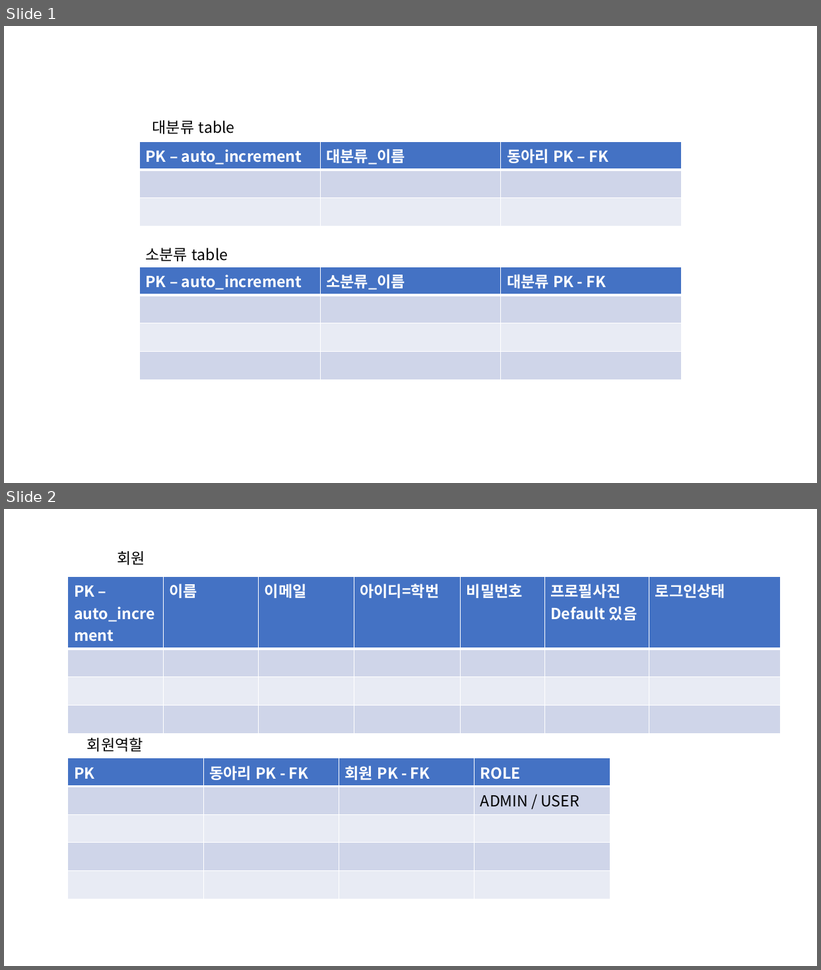
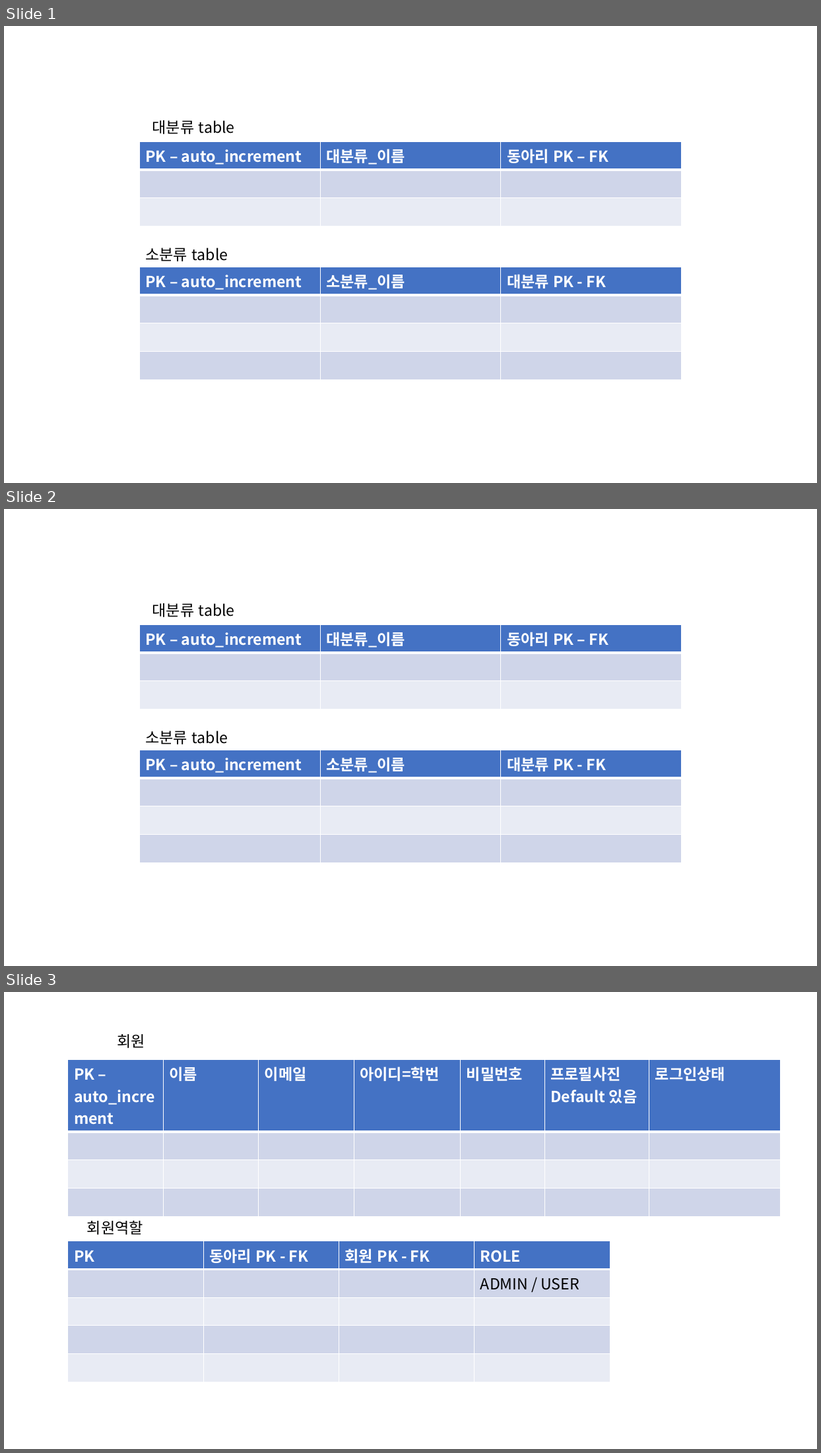
Before and after one commit to hyunniesss/ToyProject, a slide deck: document/db설계도.pptx. Shown one above the other, each under a label of ours: slides 1 and 2 before the commit, slides 1, 2 and 3 after it. The pictures are 821x970 and 821x1453 pixels, drawn with LibreOffice and Linux fonts; fonts in the diff are those of the drawing. Boxes give left, top, right and bottom in pixels: in the first picture for what was removed or moved away, otherwise in the second. Text is boxed around its words. In the diff, an @@ line names an element or a change of style, - is before the commit and + after.

```diff
--- a/document/db설계도.pptx
+++ b/document/db설계도.pptx
@@ slide 2 added at (4, 509, 817, 966), background #FFFFFF @@
@@ text added at (152, 603, 235, 617), 18 pt, text #000000 @@
+대분류 table
@@ table added at (139, 625, 681, 698), 3 rows, 3 columns @@
+PK – auto_increment | 대분류_이름 | 동아리 PK – FK
+ |  | 
+ |  | 
@@ text added at (145, 731, 228, 745), 18 pt, text #000000 @@
+소분류 table
@@ table added at (139, 750, 681, 849), 4 rows, 3 columns @@
+PK – auto_increment | 소분류_이름 | 대분류 PK - FK
+ |  | 
+ |  | 
+ |  | 
@@ what was slide 2 is now slide 3 @@
```
Also in this commit, not shown: 1 other slide added, 3 other files.
